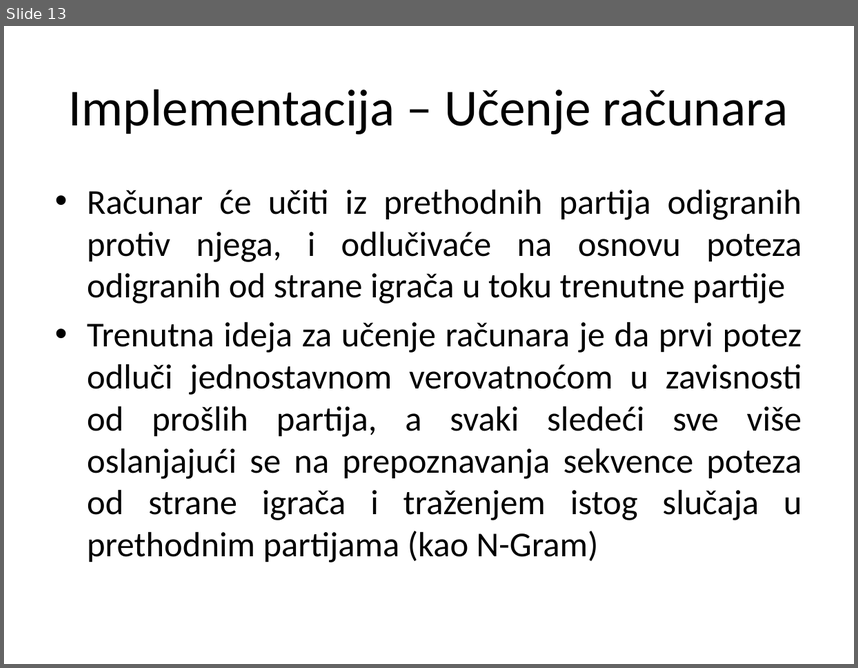
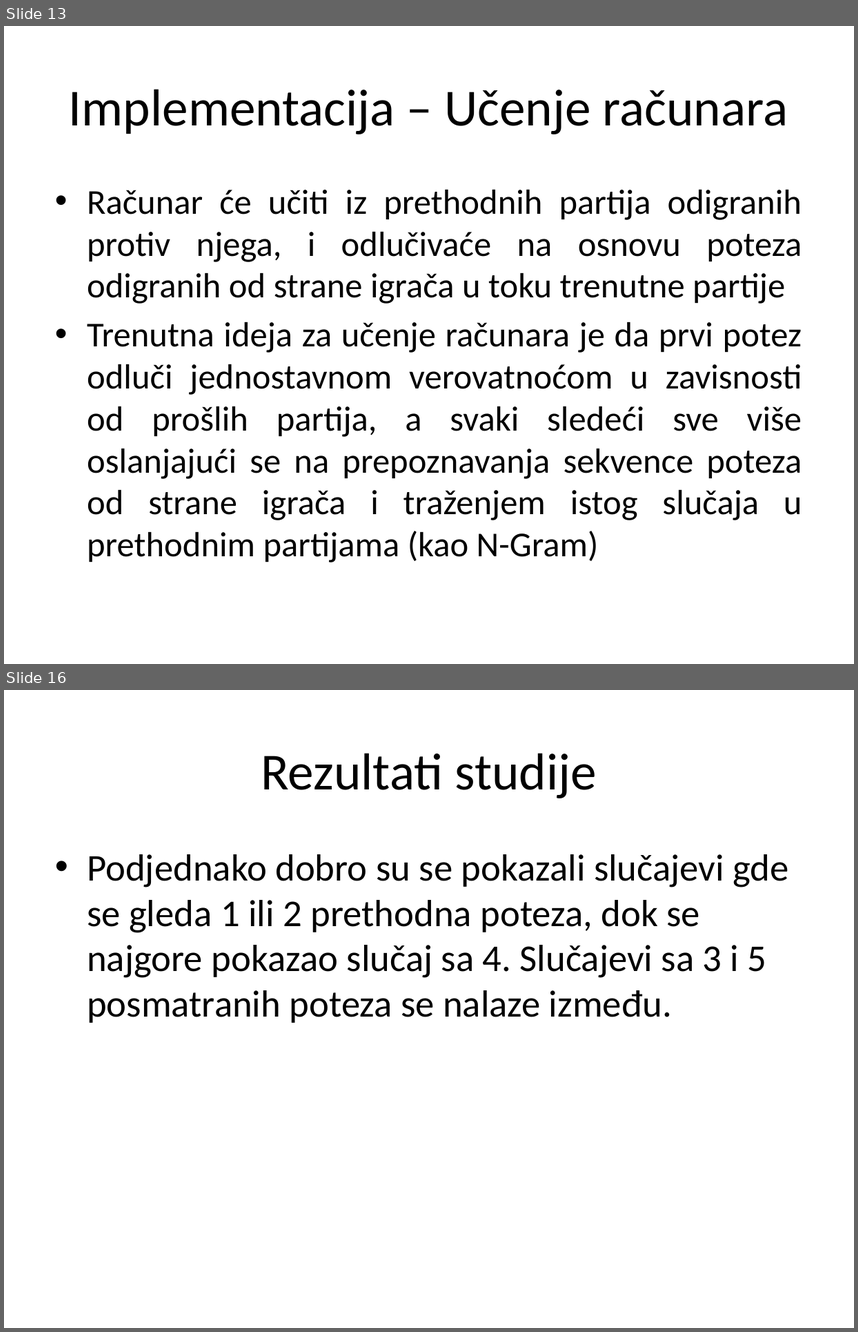
Before and after one commit to AndrejMiletic/SC2015-2016, a slide deck: AI in games.pptx. Shown one above the other, each under a label of ours: slide 13 before the commit, slides 13 and 16 after it; the slides between them are not shown. The pictures are 858x668 and 858x1332 pixels, drawn with LibreOffice and Linux fonts; fonts in the diff are those of the drawing. Boxes give left, top, right and bottom in pixels: in the first picture for what was removed or moved away, otherwise in the second. Text is boxed around its words. In the diff, an @@ line names an element or a change of style, - is before the commit and + after.

```diff
--- a/AI in games.pptx
+++ b/AI in games.pptx
@@ slide 16 added at box(4, 690, 854, 1328), background #FFFFFF @@
@@ title added at box(261, 753, 596, 798), 44 pt, text #000000 @@
+Rezultati studije
@@ text added at box(87, 854, 789, 1023), 32 pt, text #000000 @@
+• Podjednako dobro su se pokazali slučajevi gde se gleda 1 ili 2 prethodna poteza, dok se najgore pokazao slučaj sa 4. Slučajevi sa 3 i 5 posmatranih poteza se nalaze između.
```
Also in this commit, not shown: 3 other slides added, 4 other files.
